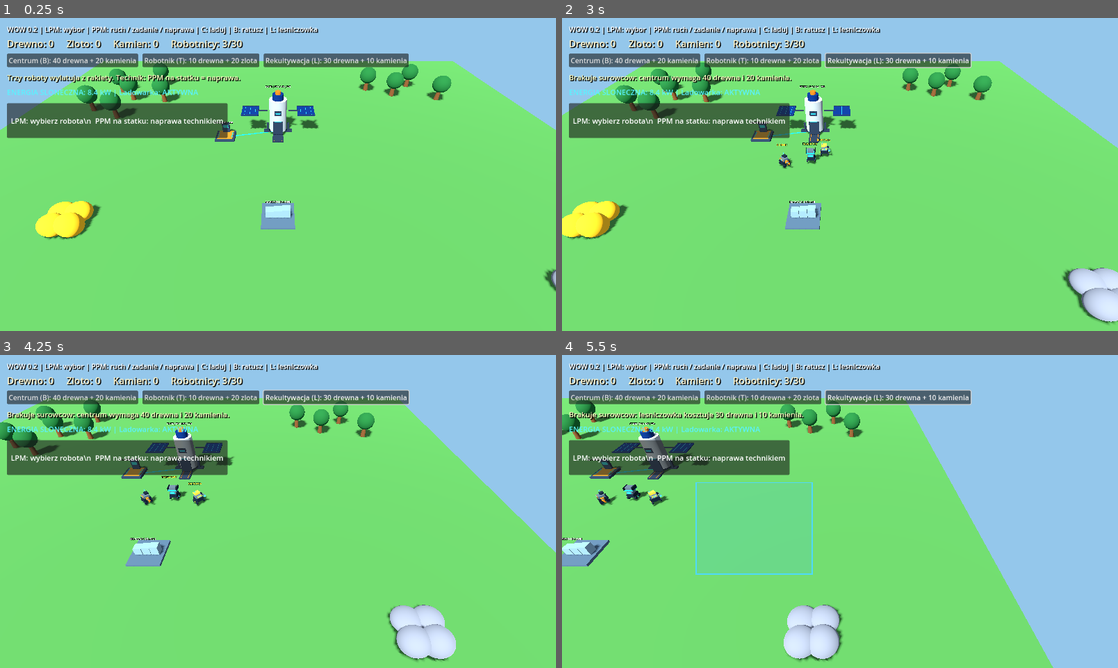
Above: before the commit, frames 1-4 (two rows, left to right).
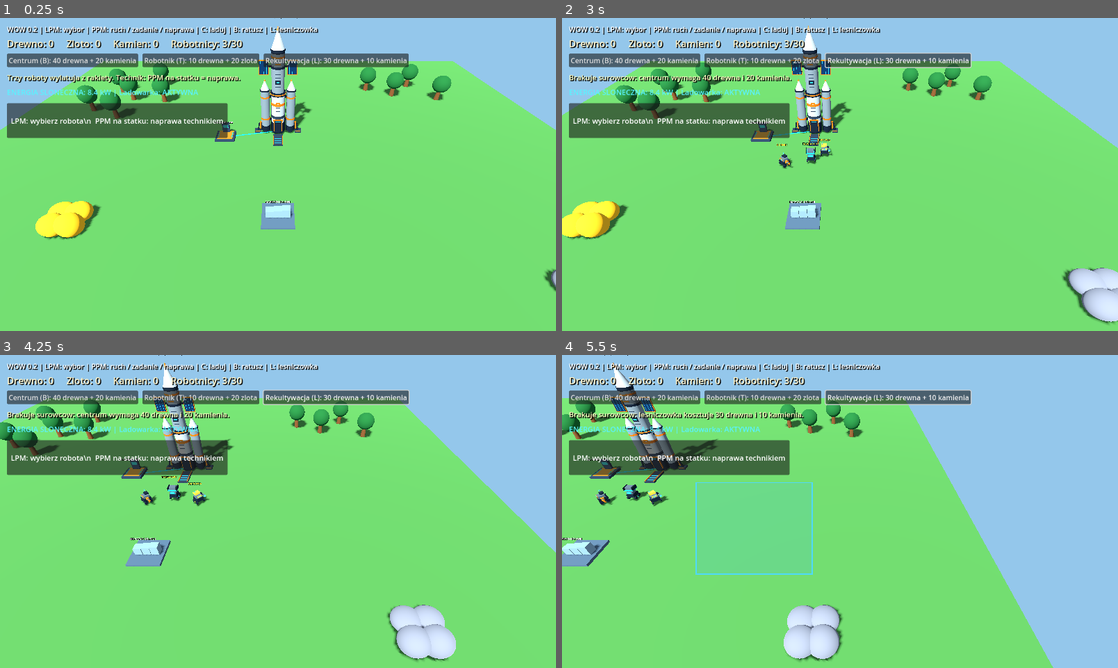
Above: after the commit, the same moments.

Repository: serafin1367/wow
Game: Godot game, scene res://scenes/main.tscn
The game is run twice, just before and just after one commit, with the same random seed, the same clock (stepped at 60 frames per second) and the same inputs.
Inputs (mouse positions are in pixels of both pictures, inside the frame that each line leads up to):
- Up to frame 1 (0.25 s): no input
- Up to frame 2 (3 s): click "Centrum (B): 40 drewna + 20 k…" at 0.5 s; click "Robotnik (T): 10 drewna + 20 …" at 1.25 s; click "Rekultywacja (L): 30 drewna +…" at 2 s; tap Enter at 2.75 s; move the mouse to (962, 158) at 2.77 s; hold D from 2.78 s (still down); tap B at 2.85 s; click (962, 158) at 2.92 s
- Up to frame 3 (4.25 s): release D at 3.5 s; drag from (166, 527) to (250, 574) at 3.52 s
- Up to frame 4 (5.5 s): move the mouse to (895, 442) at 4.27 s; hold D 4.28-5 s; tap L at 4.35 s; drag from (812, 574) to (673, 464) at 5.02 s

The runs differ from the first frame. In frame 1, 1.9% of the frame differs, in the area x 43-58%, y 0-41%; in frame 2, 1.8%; in frame 3, 1.7%; in frame 4, 1.8%.

Commit message:
art: redesign colony rocket as Kerbal-style multistage launch vehicle with orange industrial low-poly skin

Diff:
--- a/scripts/colony_lander.gd
+++ b/scripts/colony_lander.gd
@@ -1,63 +1,116 @@
 extends StaticBody3D
-## Modul kolonizacyjny: statek startowy, fotowoltaika i element do naprawy.
+## WOW 0.2: modularna rakieta kolonizacyjna w stylu przemyslowego low-poly.
+## Sylwetka klasycznej rakiety wielostopniowej: smukly kadlub, dwa boostery,
+## stozkowa owiewka, stopnie rakietowe, dysze, rozkladane kompaktowe panele PV.
+## Paleta zgodna z pomaranczowym robotem gorniczym: grafit/stal/oranz/turkus.
 
 signal health_changed(current_health: float, maximum_health: float)
 
-const CLEARANCE_RADIUS: float = 3.8
+const CLEARANCE_RADIUS: float = 4.2
 const MAX_HEALTH: float = 100.0
 const NOMINAL_SOLAR_POWER: float = 12.0
 
 var health: float = 70.0
 var info: Label3D
-var accent_light: StandardMaterial3D
 
 
 func _ready() -> void:
 	name = "LandingRocket"
 	collision_layer = 4 | 8
 	collision_mask = 0
-	var body_material := _material(Color(0.76, 0.8, 0.78))
-	var metal_material := _material(Color(0.19, 0.25, 0.32))
-	var solar_material := _material(Color(0.08, 0.22, 0.48))
-	var trim_material := _material(Color(0.95, 0.49, 0.14))
-	accent_light = _material(Color(0.21, 0.9, 1.0), true)
 
-	_add_cylinder("MainHull", Vector3(0, 3.3, 0), 1.47, 5.5, body_material)
-	_add_cylinder("Engine", Vector3(0, 0.6, 0), 1.05, 1.1, metal_material)
-	_add_cylinder("Cockpit", Vector3(0, 6.4, 0), 0.9, 1.15, solar_material)
-	_add_cylinder("Nose", Vector3(0, 7.16, 0), 0.48, 0.55, trim_material)
-	_add_box("SolarControl", Vector3(0, 4.2, 1.5), Vector3(1.2, 0.78, 0.12), metal_material)
-	_add_box("ControlLight", Vector3(0, 4.2, 1.57), Vector3(0.8, 0.22, 0.06), accent_light)
+	var graphite := _material(Color(0.105, 0.15, 0.20))
+	var graphite_light := _material(Color(0.18, 0.24, 0.30))
+	var steel := _material(Color(0.51, 0.58, 0.59))
+	var steel_light := _material(Color(0.74, 0.79, 0.78))
+	var orange := _material(Color(0.96, 0.46, 0.11))
+	var orange_light := _material(Color(1.0, 0.67, 0.22))
+	var solar := _material(Color(0.055, 0.20, 0.34))
+	var light_cyan := _material(Color(0.22, 0.91, 0.99), true)
 
+	# CENTRALNY KADLUB: dwa widoczne stopnie i ruchome jak w KSP sekcje.
+	_add_cylinder("EngineHousing", Vector3(0, 1.15, 0), 1.18, 1.9, graphite)
+	_add_cylinder("MainTankLower", Vector3(0, 4.4, 0), 1.13, 5.15, steel_light)
+	_add_cylinder("LowerTankGuard", Vector3(0, 3.2, 0), 1.17, 0.45, graphite_light)
+	_add_cylinder("LowerOrangeBand", Vector3(0, 5.45, 0), 1.19, 0.38, orange)
+	_add_cylinder("StageDecoupler", Vector3(0, 7.18, 0), 1.28, 0.56, graphite)
+	_add_cylinder("StageOrangeClamps", Vector3(0, 7.2, 0), 1.31, 0.15, orange)
+	_add_cylinder("UpperTank", Vector3(0, 10.38, 0), 1.03, 5.95, steel)
+	_add_cylinder("UpperTankBand", Vector3(0, 11.35, 0), 1.09, 0.33, graphite)
+	_add_cylinder("UpperOrangeTrim", Vector3(0, 12.85, 0), 1.08, 0.24, orange)
+	_add_cylinder("NoseBase", Vector3(0, 13.61, 0), 1.07, 0.48, graphite)
+	_add_cone("PayloadFairing", Vector3(0, 15.18, 0), 2.75, 1.02, 0.05, steel_light)
+	_add_cone("OrangeNoseTip", Vector3(0, 16.60, 0), 0.54, 0.22, 0.015, orange)
+
+	# Techniczne panele na glownym zbiorniku, z przodu (+Z) widocznym dla kamery.
+	_add_box("ControlPanel", Vector3(0, 9.23, 1.065), Vector3(0.82, 0.58, 0.08), graphite)
+	_add_box("ControlDisplay", Vector3(0, 9.28, 1.12), Vector3(0.48, 0.14, 0.05), light_cyan)
+	for y in [3.85, 4.45, 5.05, 8.50, 9.95, 10.50]:
+		_add_box("ServiceStripe", Vector3(0, y, 1.148 if y < 6.0 else 1.049), Vector3(0.78, 0.095, 0.055), graphite_light)
+	_add_box("MainHullMarking", Vector3(0, 5.84, 1.14), Vector3(0.72, 0.22, 0.08), orange)
+	_add_box("UpperHullMarking", Vector3(0, 11.95, 1.06), Vector3(0.82, 0.18, 0.07), orange)
+
+	# DWA BOCZNE BOOSTERY / ZBIORNIKI POMOCNICZE.
 	for side in [-1.0, 1.0]:
-		_add_box("LandingLeg", Vector3(side * 1.75, 0.8, 0.0), Vector3(0.34, 1.6, 0.4), metal_material)
-		_add_box("LandingFoot", Vector3(side * 1.85, 0.13, 0.0), Vector3(1.3, 0.23, 0.95), metal_material)
-		_add_box("SolarArm", Vector3(side * 2.72, 4.0, 0.0), Vector3(2.0, 0.16, 0.16), metal_material)
-		_add_box("SolarPanel", Vector3(side * 4.7, 3.93, 0.0), Vector3(2.85, 0.14, 3.25), solar_material)
-		for strip in [-1.0, 0.0, 1.0]:
-			_add_box("PanelGrille", Vector3(side * 4.7 + strip * 0.87, 4.02, 0.0), Vector3(0.045, 0.03, 3.25), accent_light)
-		_add_box("SolarBorder", Vector3(side * 4.7, 4.02, 1.64), Vector3(2.85, 0.12, 0.055), metal_material)
-		_add_box("SolarBorder", Vector3(side * 4.7, 4.02, -1.64), Vector3(2.85, 0.12, 0.055), metal_material)
+		var bx: float = side * 2.12
+		_add_cylinder("BoosterHull", Vector3(bx, 4.43, 0), 0.73, 6.45, steel)
+		_add_cylinder("BoosterEngineMount", Vector3(bx, 0.92, 0), 0.79, 0.95, graphite)
+		_add_cylinder("BoosterOrangeBandLower", Vector3(bx, 2.7, 0), 0.78, 0.28, orange)
+		_add_cylinder("BoosterOrangeBandUpper", Vector3(bx, 6.52, 0), 0.78, 0.24, orange)
+		_add_cone("BoosterFairing", Vector3(bx, 8.43, 0), 1.70, 0.74, 0.02, steel_light)
+		_add_cylinder("BoosterNoseBand", Vector3(bx, 7.61, 0), 0.78, 0.19, graphite)
+		_add_cone("BoosterNoseTip", Vector3(bx, 9.26, 0), 0.25, 0.14, 0.015, orange)
 
-	# Otwor wyjsciowy skierowany w strone dolu ekranu kamery RTS (+Z).
-	_add_box("DockEntrance", Vector3(0, 1.55, 1.5), Vector3(1.7, 2.4, 0.16), metal_material)
-	_add_box("DockLight", Vector3(0, 2.8, 1.61), Vector3(1.2, 0.11, 0.04), accent_light)
-	_add_box("ExitRamp", Vector3(0, 0.14, 2.58), Vector3(1.8, 0.2, 2.2), metal_material)
-	for x in [-0.6, 0.6]:
-		_add_box("RampLight", Vector3(x, 0.27, 2.58), Vector3(0.09, 0.045, 2.1), trim_material)
+		# Widoczne mocowania zbiornikow do glownego kadluba.
+		for by in [2.45, 6.50]:
+			_add_box("BoosterTruss", Vector3(side * 1.50, by, 0), Vector3(1.1, 0.24, 0.45), graphite)
+			_add_box("BoosterClamp", Vector3(side * 1.99, by, 0.43), Vector3(0.34, 0.38, 0.10), orange)
+		_add_cone("BoosterNozzle", Vector3(bx, 0.36, 0), 0.66, 0.42, 0.64, graphite_light)
+		_add_cylinder("BoosterThroat", Vector3(bx, 0.21, 0), 0.32, 0.12, orange_light)
+		_add_box("Fin", Vector3(side * 2.82, 1.15, -0.25), Vector3(0.7, 1.4, 0.3), orange)
+		_add_box("FinRib", Vector3(side * 2.85, 1.25, -0.06), Vector3(0.17, 0.80, 0.10), graphite)
 
-	var collision := CollisionShape3D.new()
-	var shape := CylinderShape3D.new()
-	shape.radius = 1.65
-	shape.height = 6.1
-	collision.shape = shape
-	collision.position.y = 3.0
-	add_child(collision)
+		# Podpory ladowania rozstawione szerzej niz stopien glowny.
+		_add_box("LandingStrut", Vector3(side * 3.38, 0.95, 0), Vector3(0.20, 1.55, 0.22), graphite, Vector3(0, 0, side * 12.0))
+		_add_box("LandingFoot", Vector3(side * 3.53, 0.16, 0), Vector3(1.08, 0.26, 1.15), graphite_light)
+		_add_box("LandingOrangeSafety", Vector3(side * 3.52, 0.31, 0.52), Vector3(0.86, 0.08, 0.11), orange)
+
+	# Glowny zespol trzech dysz wylotowych.
+	for ex in [-0.53, 0.53]:
+		_add_cone("MainEngineBell", Vector3(ex, 0.44, 0.40), 0.73, 0.32, 0.53, graphite)
+		_add_cylinder("MainEngineThroat", Vector3(ex, 0.14, 0.40), 0.28, 0.12, orange_light)
+	_add_cone("MainEngineCenter", Vector3(0, 0.43, -0.55), 0.75, 0.32, 0.53, graphite)
+
+	# Kompaktowe rozkladane panele fotowoltaiczne powyzej boosterow.
+	# Ich szerokosc jest ograniczona: rakieta nadal wyglada jak rakieta.
+	for side in [-1.0, 1.0]:
+		_add_box("SolarHinge", Vector3(side * 1.35, 11.35, 0), Vector3(0.82, 0.17, 0.16), graphite)
+		_add_box("SolarFrame", Vector3(side * 2.20, 11.15, 0), Vector3(1.55, 2.20, 0.17), orange)
+		_add_box("SolarCells", Vector3(side * 2.20, 11.15, 0.10), Vector3(1.37, 1.99, 0.09), solar)
+		for column in [-0.45, 0.0, 0.45]:
+			_add_box("SolarGrid", Vector3(side * 2.20 + column, 11.15, 0.16), Vector3(0.035, 1.96, 0.025), light_cyan)
+		for row in [-0.55, 0.0, 0.55]:
+			_add_box("SolarGrid", Vector3(side * 2.20, 11.15 + row, 0.16), Vector3(1.37, 0.026, 0.025), graphite_light)
+
+	# Luk ladunkowy i otwarta rampa robotow: strona +Z.
+	_add_box("CargoDoorFrame", Vector3(0, 1.79, 1.15), Vector3(1.53, 2.20, 0.20), orange)
+	_add_box("CargoDoorInterior", Vector3(0, 1.74, 1.28), Vector3(1.28, 1.87, 0.08), graphite)
+	_add_box("CargoDoorSeam", Vector3(0, 2.64, 1.34), Vector3(0.85, 0.08, 0.055), light_cyan)
+	_add_box("ExitRamp", Vector3(0, 0.16, 3.05), Vector3(1.67, 0.22, 3.35), graphite_light)
+	for side in [-1.0, 1.0]:
+		_add_box("RampGuide", Vector3(side * 0.73, 0.31, 3.05), Vector3(0.10, 0.12, 3.20), orange)
+	for z in [2.2, 2.9, 3.6, 4.25]:
+		_add_box("RampStripe", Vector3(0, 0.29, z), Vector3(1.11, 0.025, 0.055), light_cyan)
+
+	# Jedno polaczone fizyczne cialo rakiety; kolizje boosterow sa oddzielne.
+	_add_cylinder_collision(Vector3(0, 5.70, 0), 1.25, 11.1)
+	for side in [-1.0, 1.0]:
+		_add_cylinder_collision(Vector3(side * 2.12, 4.45, 0), 0.80, 8.0)
 
 	info = Label3D.new()
-	info.text = "MODUL LADOWANIA"
-	info.position.y = 8.2
-	info.font_size = 36
+	info.name = "ShipStatus"
+	info.position.y = 18.0
+	info.font_size = 43
 	info.pixel_size = 0.009
 	info.billboard = BaseMaterial3D.BILLBOARD_ENABLED
 	add_child(info)
@@ -65,7 +118,7 @@
 
 
 func solar_output() -> float:
-	# Uszkodzenia ograniczaja produkcje, ale panel pozostaje czynny.
+	# Kompletna produkcja PV wymaga naprawy uszkodzonego statku.
 	return NOMINAL_SOLAR_POWER * health / MAX_HEALTH
 
 
@@ -88,38 +141,54 @@
 
 func _refresh_label() -> void:
 	if info != null:
-		info.text = "STATEK | PV %.1f kW | %d%%" % [solar_output(), roundi(health)]
+		info.text = "RAKIETA KOLONIJNA | PV %.1f kW | %d%%" % [solar_output(), roundi(health)]
 
 
-func _add_box(node_name: String, at: Vector3, dimensions: Vector3, mat: Material) -> void:
+func _add_box(part: String, at: Vector3, dimensions: Vector3, mat: Material, rotate: Vector3 = Vector3.ZERO) -> void:
 	var instance := MeshInstance3D.new()
-	instance.name = node_name
+	instance.name = part
 	var mesh := BoxMesh.new()
 	mesh.size = dimensions
+	instance.mesh = mesh
+	instance.position = at
+	instance.rotation_degrees = rotate
+	instance.material_override = mat
+	add_child(instance)
+
+
+func _add_cylinder(part: String, at: Vector3, radius: float, height: float, mat: Material) -> void:
+	_add_cone(part, at, height, radius, radius, mat)
+
+
+func _add_cone(part: String, at: Vector3, height: float, bottom_radius: float, top_radius: float, mat: Material) -> void:
+	var instance := MeshInstance3D.new()
+	instance.name = part
+	var mesh := CylinderMesh.new()
+	mesh.height = height
+	mesh.bottom_radius = bottom_radius
+	mesh.top_radius = top_radius
+	mesh.radial_segments = 16
 	instance.mesh = mesh
 	instance.position = at
 	instance.material_override = mat
 	add_child(instance)
 
 
-func _add_cylinder(node_name: String, at: Vector3, radius: float, height: float, mat: Material) -> void:
-	var instance := MeshInstance3D.new()
-	instance.name = node_name
-	var mesh := CylinderMesh.new()
-	mesh.height = height
-	mesh.top_radius = radius
-	mesh.bottom_radius = radius
-	instance.mesh = mesh
-	instance.position = at
-	instance.material_override = mat
-	add_child(instance)
+func _add_cylinder_collision(at: Vector3, radius: float, height: float) -> void:
+	var collision := CollisionShape3D.new()
+	var shape := CylinderShape3D.new()
+	shape.radius = radius
+	shape.height = height
+	collision.shape = shape
+	collision.position = at
+	add_child(collision)
 
 
 func _material(color: Color, glowing: bool = false) -> StandardMaterial3D:
 	var mat := StandardMaterial3D.new()
 	mat.albedo_color = color
-	mat.roughness = 0.52
-	mat.metallic = 0.45
+	mat.roughness = 0.57
+	mat.metallic = 0.36
 	if glowing:
 		mat.shading_mode = BaseMaterial3D.SHADING_MODE_UNSHADED
 	return mat
